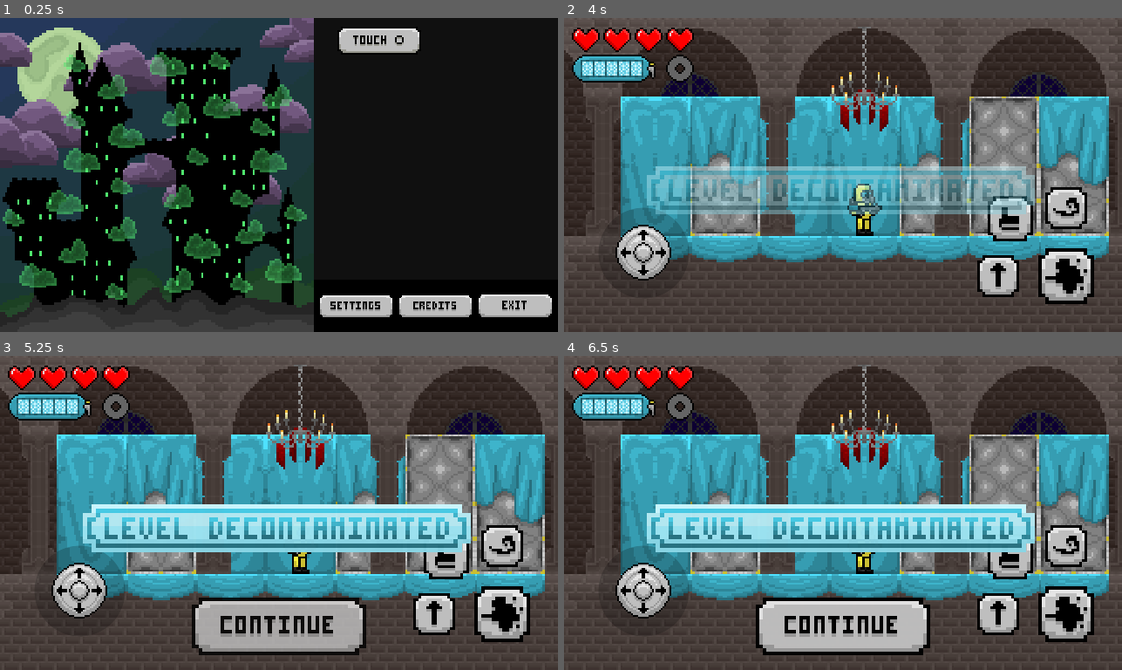
Above: before the commit, frames 1-4 (two rows, left to right).
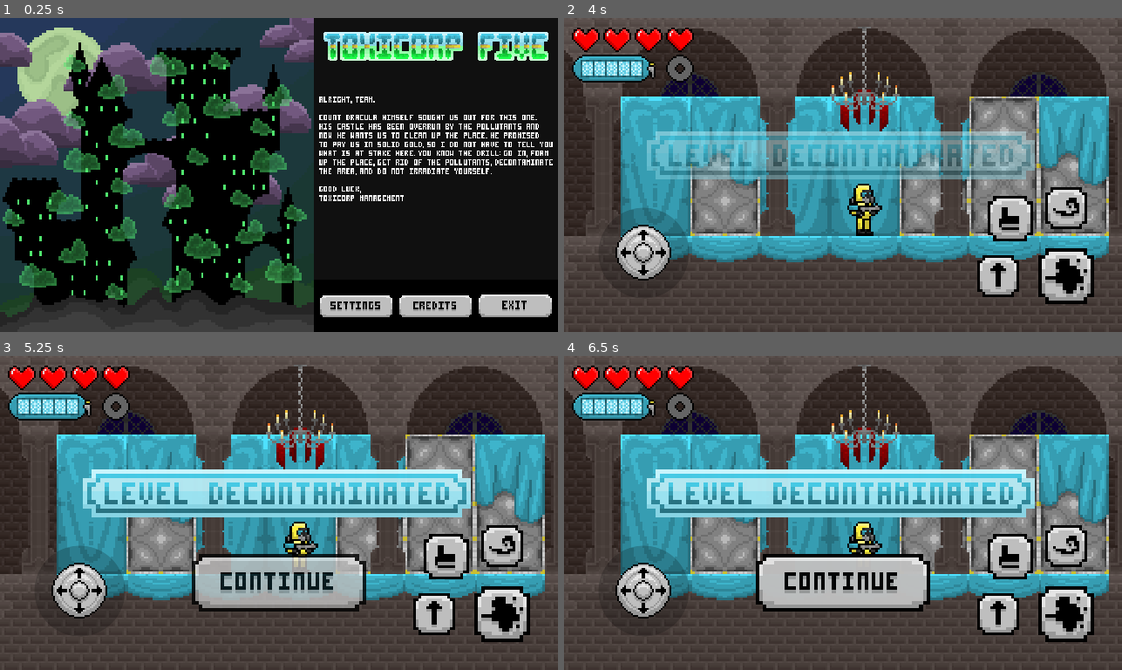
Above: after the commit, the same moments.

Repository: AllaOasis/GameJam2026
Game: Godot game, scene res://Assets/Scenes/level_selector.tscn
The game is run twice, just before and just after one commit, with the same random seed, the same clock (stepped at 60 frames per second) and the same inputs. The engine's default icon, where the game draws it, is replaced by a stand-in: a white triangle on a blue panel in a dark square.
Inputs (mouse positions are in pixels of both pictures, inside the frame that each line leads up to):
- Up to frame 1 (0.25 s): no input
- Up to frame 2 (4 s): click (943, 39) at 0.52 s; click (781, 109) at 1.25 s; click (999, 275) at 2 s; click (1066, 209) at 2.75 s; move the mouse to (965, 159) at 3.52 s; hold D (Right) from 3.53 s (still down); tap Shift (Dash) at 3.6 s; click (965, 159) at 3.67 s; tap Space (Jump) at 3.77 s
- Up to frame 3 (5.25 s): release D (Right) at 4.25 s; drag from (167, 528) to (451, 563) at 4.27 s; move the mouse to (334, 443) at 5.02 s; press the mouse at (334, 443) at 5.03 s; hold A (Left) from 5.03 s (still down)
- Up to frame 4 (6.5 s): release A (Left) at 5.75 s; release the mouse at (898, 443) at 5.75 s; click (1010, 556) at 5.75 s

The runs differ from the first frame. In frame 1, 5.7% of the frame differs, in the area x 57-100%, y 3-59%; in frame 2, 14%; in frame 3, 27%; in frame 4, 27%, in the area x 14-85%, y 36-96%.

Commit message:
Small fix

Diff:
--- a/Assets/Scenes/level_selector.tscn
+++ b/Assets/Scenes/level_selector.tscn
@@ -18,7 +18,9 @@
 [ext_resource type="Script" uid="uid://bo8jfphyk3ejk" path="res://Scripts/UI/Buttons/QuitButton.gd" id="11_7u3o2"]
 [ext_resource type="Texture2D" uid="uid://n5nba62lmomn" path="res://Textures/UI/touch-on.png" id="11_52eev"]
 [ext_resource type="Script" uid="uid://cl48x0pr8we8o" path="res://Scripts/UI/Buttons/SettingsToggleButton.gd" id="12_4cxoh"]
+[ext_resource type="Texture2D" uid="uid://vjbwqmahoe50" path="res://Textures/UI/Button/Empty-Button.png" id="13_ju0jd"]
 [ext_resource type="Texture2D" uid="uid://c8f5c6a5vvif6" path="res://Textures/UI/Button/Settings-Button.png" id="13_vtfjb"]
+[ext_resource type="Texture2D" uid="uid://ds8dfs480es0a" path="res://Textures/UI/Button/ButtonDown/Empty-Button-Clicked.png" id="14_574bu"]
 [ext_resource type="Texture2D" uid="uid://dkkpxlr2sdh7v" path="res://Textures/UI/Button/ButtonDown/Settings-Button-Clicked.png" id="14_ju0jd"]
 [ext_resource type="Script" uid="uid://ckxa08jbyvhv1" path="res://Scripts/UI/Buttons/ActionButton.gd" id="15_574bu"]
 [ext_resource type="Texture2D" uid="uid://0fo8gtmrnswc" path="res://Textures/UI/Button/Credits-Button.png" id="16_fpv2c"]
@@ -130,7 +132,6 @@
 color = Color(0.06666667, 0.06666667, 0.06666667, 1)
 
 [node name="Welcome" type="TextureRect" parent="TextureRect/InfoPanel" unique_id=799690035]
-visible = false
 layout_mode = 1
 anchors_preset = 15
 anchor_right = 1.0
@@ -152,6 +153,7 @@
 stretch_mode = 5
 
 [node name="VBoxContainer" type="VBoxContainer" parent="TextureRect/InfoPanel" unique_id=560757978]
+visible = false
 layout_mode = 1
 anchors_preset = 4
 anchor_top = 0.5
@@ -172,6 +174,15 @@
 script = ExtResource("12_4cxoh")
 metadata/_custom_type_script = "uid://cl48x0pr8we8o"
 
+[node name="SceneButton" type="TextureButton" parent="TextureRect/InfoPanel/VBoxContainer" unique_id=1188646787]
+layout_mode = 2
+texture_normal = ExtResource("13_ju0jd")
+texture_pressed = ExtResource("14_574bu")
+script = ExtResource("2_588t6")
+level_path = "uid://bytx6t8qptvtd"
+player_scene = ExtResource("3_588t6")
+metadata/_custom_type_script = "uid://b56qifb45ldel"
+
 [node name="HBoxContainer" type="HBoxContainer" parent="TextureRect" unique_id=707653716]
 layout_mode = 1
 anchors_preset = 12
--- a/Assets/UI/user_interface.tscn
+++ b/Assets/UI/user_interface.tscn
@@ -197,11 +197,10 @@
 texture_normal = ExtResource("6_ytdsy")
 stretch_mode = 5
 script = ExtResource("7_fojfy")
-level_path = "uid://bw0bsrvbkhlv8"
+level_path = "uid://dodyq4d6gm02c"
 metadata/_custom_type_script = "uid://b56qifb45ldel"
 
 [node name="DeathBackground" type="ColorRect" parent="UIHandler" unique_id=320039154]
-visible = false
 layout_mode = 1
 anchors_preset = 15
 anchor_right = 1.0
@@ -216,9 +215,9 @@
 anchor_left = 0.5
 anchor_right = 0.5
 offset_left = -240.0
-offset_top = 100.0
+offset_top = 60.0
 offset_right = 240.0
-offset_bottom = 300.0
+offset_bottom = 260.0
 grow_horizontal = 2
 texture = ExtResource("16_xdasw")
 stretch_mode = 5
@@ -229,9 +228,9 @@
 anchor_left = 0.5
 anchor_right = 0.5
 offset_left = -100.0
-offset_top = 250.0
+offset_top = 200.0
 offset_right = 100.0
-offset_bottom = 370.0
+offset_bottom = 320.0
 grow_horizontal = 2
 texture_normal = ExtResource("17_x3n41")
 texture_pressed = ExtResource("18_kuv2s")
@@ -242,7 +241,6 @@
 
 [node name="WinScreen" type="Control" parent="UIHandler" unique_id=1112446741]
 process_mode = 3
-visible = false
 layout_mode = 1
 anchors_preset = 15
 anchor_right = 1.0
@@ -256,9 +254,9 @@
 anchor_left = 0.5
 anchor_right = 0.5
 offset_left = -240.0
-offset_top = 100.0
+offset_top = 60.0
 offset_right = 240.0
-offset_bottom = 300.0
+offset_bottom = 260.0
 grow_horizontal = 2
 texture = ExtResource("20_kuv2s")
 stretch_mode = 5
@@ -269,9 +267,9 @@
 anchor_left = 0.5
 anchor_right = 0.5
 offset_left = -100.0
-offset_top = 250.0
+offset_top = 200.0
 offset_right = 100.0
-offset_bottom = 370.0
+offset_bottom = 320.0
 grow_horizontal = 2
 texture_normal = ExtResource("17_x3n41")
 texture_pressed = ExtResource("18_kuv2s")
--- a/Scripts/Interactables/cleansing_station.gd
+++ b/Scripts/Interactables/cleansing_station.gd
@@ -27,6 +27,8 @@
 
 	if player_controller:
 		player_in_range = true
+		if light:
+			light.visible = true
 		process_interact(0)
 
 func _on_body_exited(body: Node2D) -> void:
